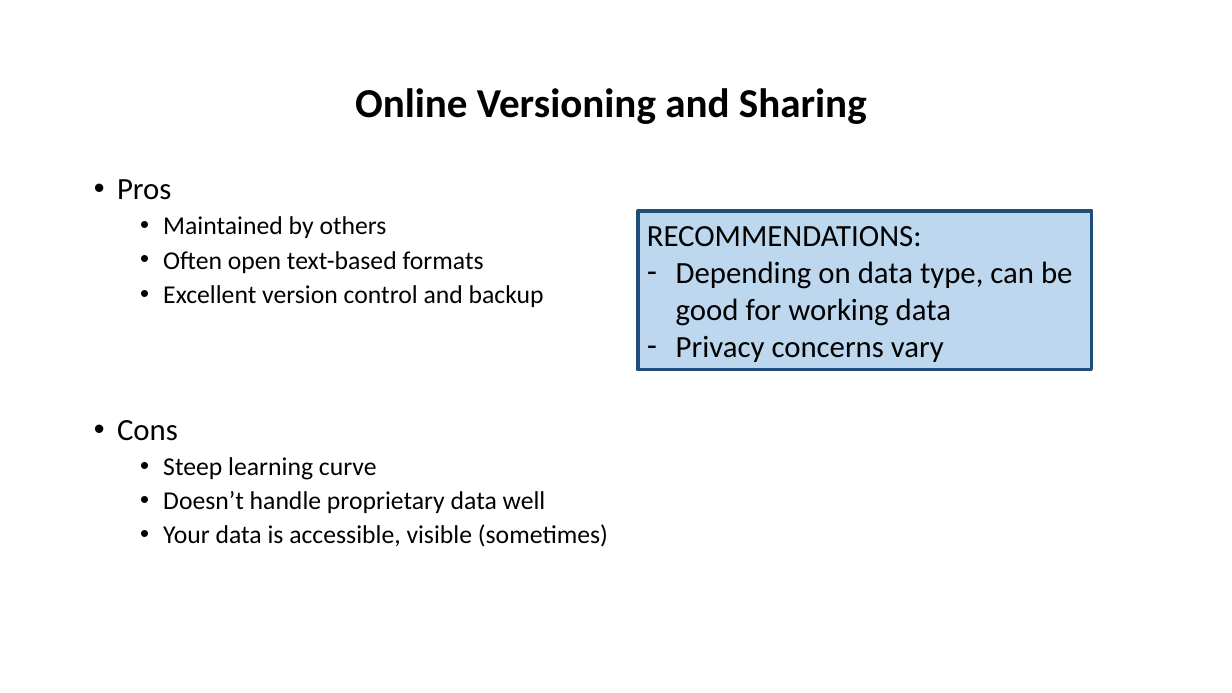
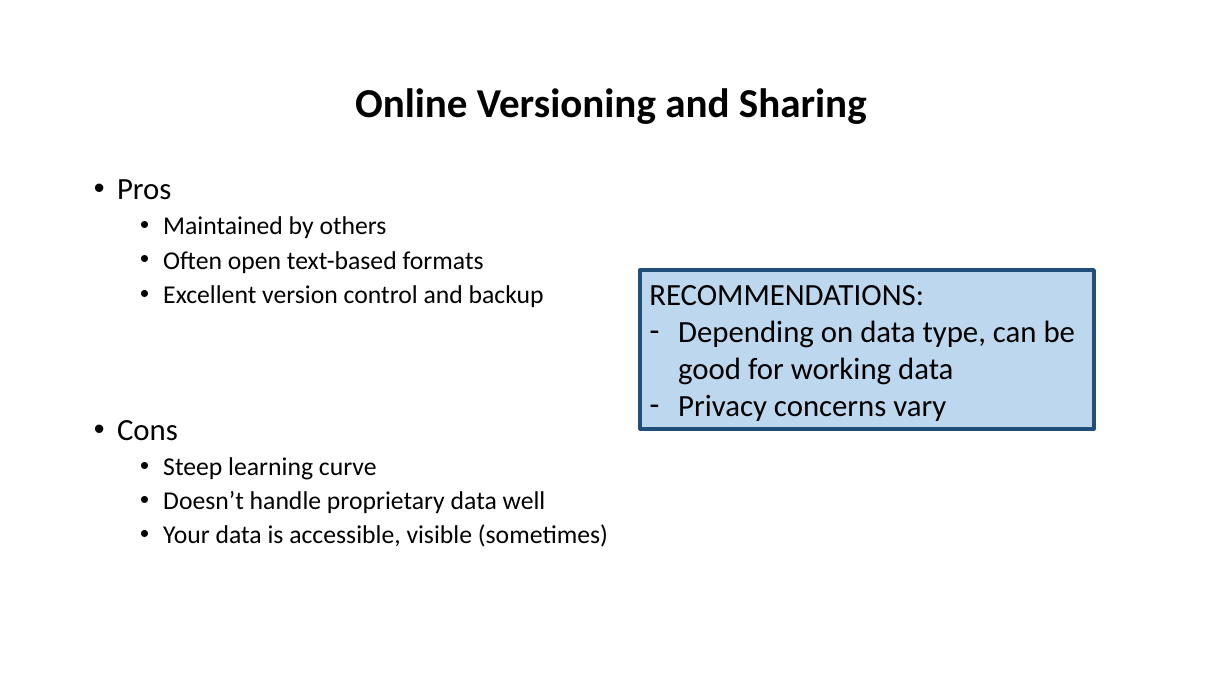
Before and after one commit to tibbben/teaching.data.literacy, a slide deck: slide 28 of UM_DataManagementClass/Lessons/05/05_FirstMeeting.pptx (slide 27 before the commit). Drawn at 1232x693 pixels with LibreOffice and Linux fonts; fonts in the diff are those of the drawing. Boxes give left, top, right and bottom in pixels: in the first picture for what was removed or moved away, otherwise in the second. Text is boxed around its words. In the diff, an @@ line names an element or a change of style, - is before the commit and + after.

```diff
--- a/UM_DataManagementClass/Lessons/05/05_FirstMeeting.pptx
+++ b/UM_DataManagementClass/Lessons/05/05_FirstMeeting.pptx
@@ rectangle "RECOMMENDATIONS:": place and size @@
-rectangle "RECOMMENDATIONS:" at bbox=[638, 211, 1092, 370]
+rectangle "RECOMMENDATIONS:" at bbox=[640, 270, 1094, 429]
```
Also in this commit, not shown: 9 other slides changed, 1 slide added, 2 other files.
